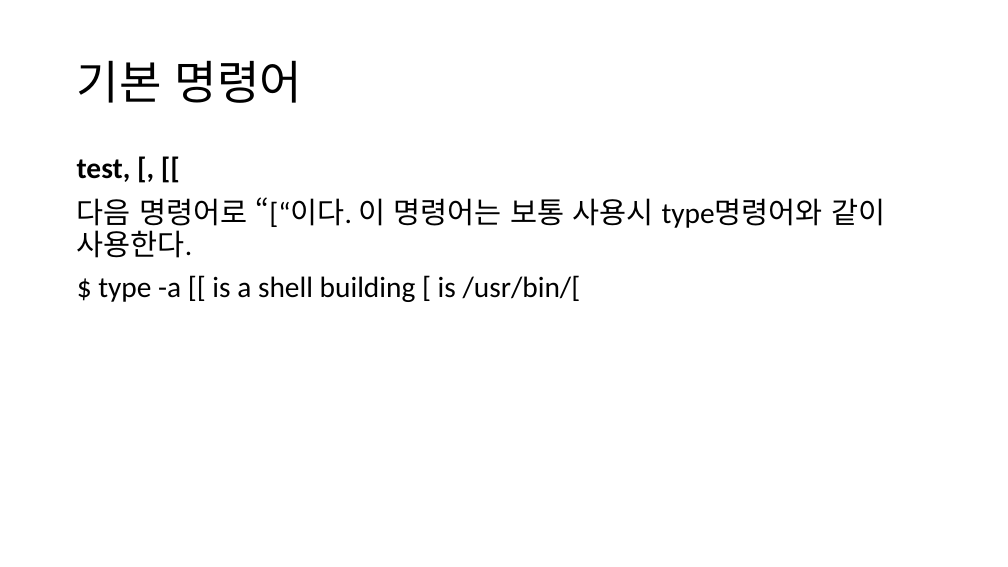
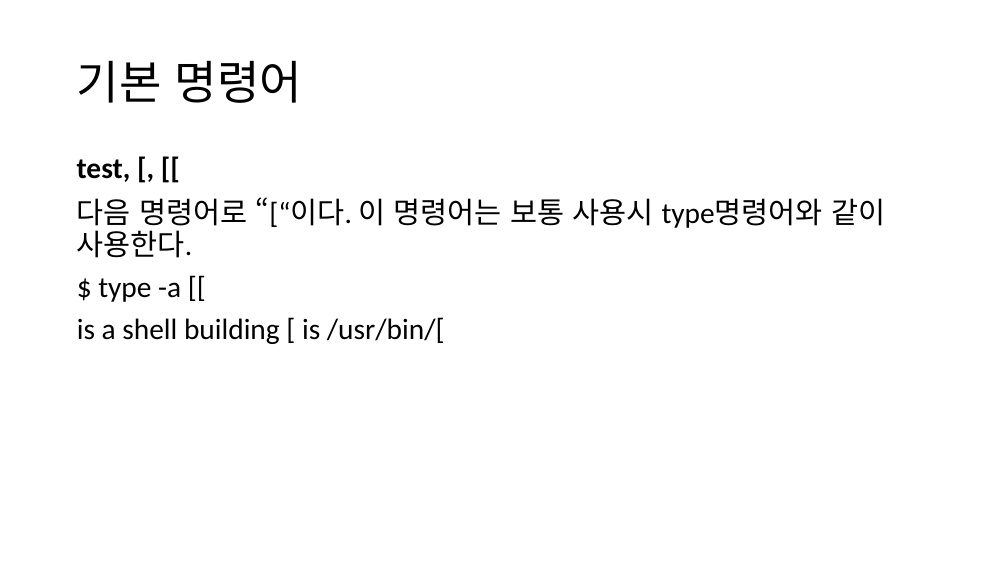
Before and after one commit to tangt64/training_memos, a slide deck: slide 85 of 쉘 + 앤서블.pptx (slide 72 before the commit). Drawn at 1008x567 pixels with LibreOffice and Linux fonts; fonts in the diff are those of the drawing. Boxes give left, top, right and bottom in pixels: in the first picture for what was removed or moved away, otherwise in the second. Text is boxed around its words. In the diff, an @@ line names an element or a change of style, - is before the commit and + after.

```diff
--- a/쉘 + 앤서블.pptx
+++ b/쉘 + 앤서블.pptx
@@ text at box(77, 278, 445, 344): text changed @@
-$ type -a [[ is a shell building [ is /usr/bin/[
+$ type -a [[
+is a shell building [ is /usr/bin/[
```
Also in this commit, not shown: 18 other slides changed, 24 slides added, 1 slide removed.
